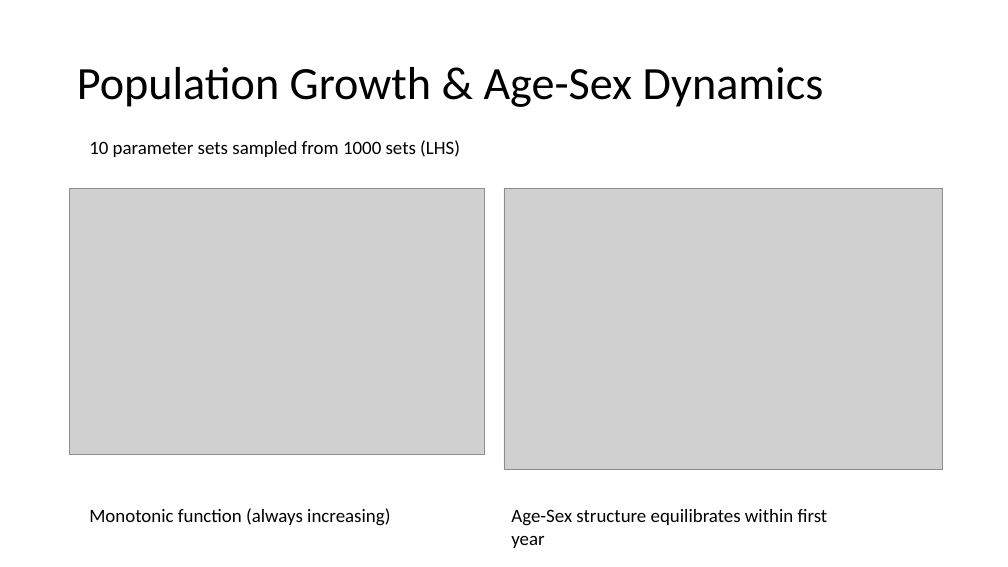
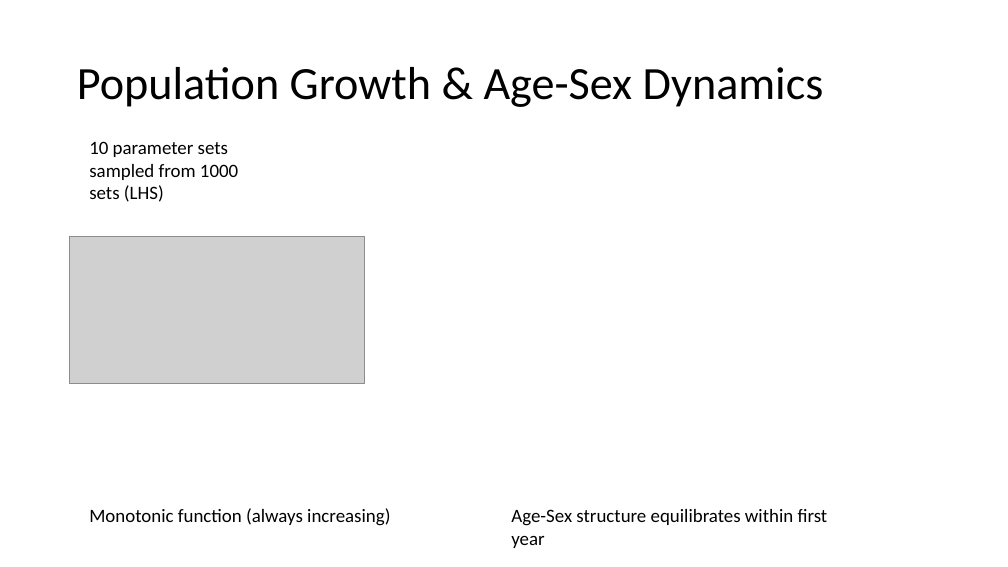
Before and after one commit to BethSavagar/demographic_model_1, a slide deck: slide 7 of presentations/profile-validation/oc.pptx (slide 9 before the commit). Drawn at 1008x567 pixels with LibreOffice and Linux fonts; fonts in the diff are those of the drawing; grey boxes stand for pictures. Boxes give left, top, right and bottom in pixels: in the first picture for what was removed or moved away, otherwise in the second. Text is boxed around its words. In the diff, an @@ line names an element or a change of style, - is before the commit and + after.

```diff
--- a/presentations/profile-validation/oc.pptx
+++ b/presentations/profile-validation/oc.pptx
@@ text "10 parameter sets sampled from ..." rewrapped from (x1=89, y1=140, x2=460, y2=157) to (x1=89, y1=141, x2=238, y2=202) @@
@@ picture removed at (x1=70, y1=188, x2=485, y2=455) @@
@@ picture removed at (x1=504, y1=188, x2=943, y2=470) @@
@@ picture added at (x1=70, y1=236, x2=364, y2=383) @@
```
Also in this commit, not shown: 3 other slides changed, 1 slide added, 3 slides removed, 7 other files.
